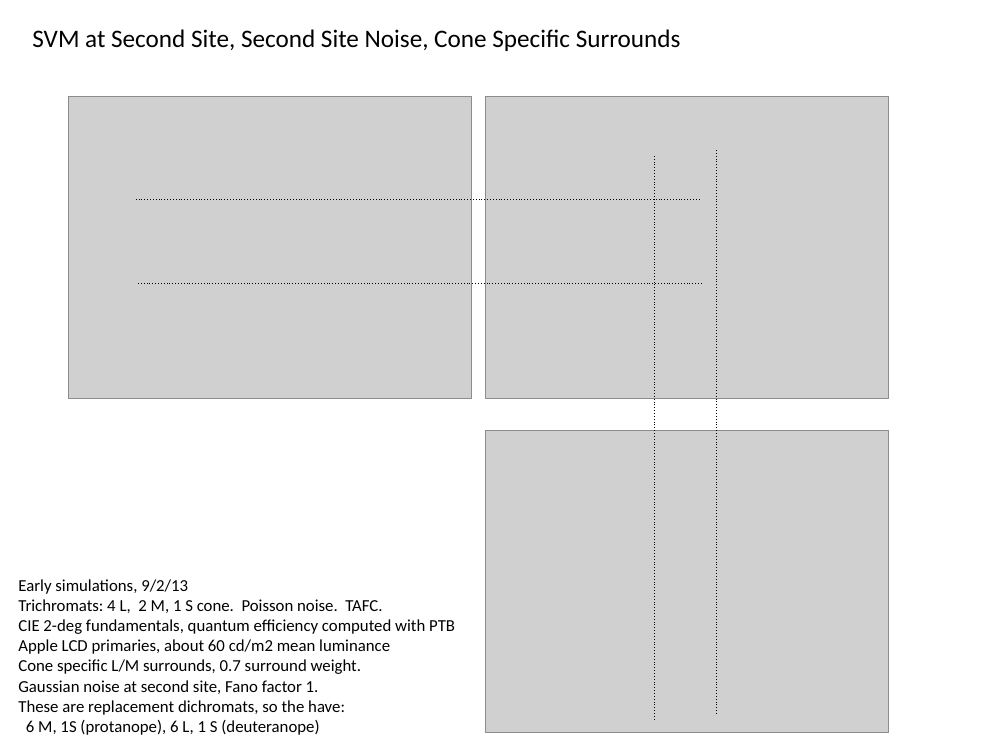
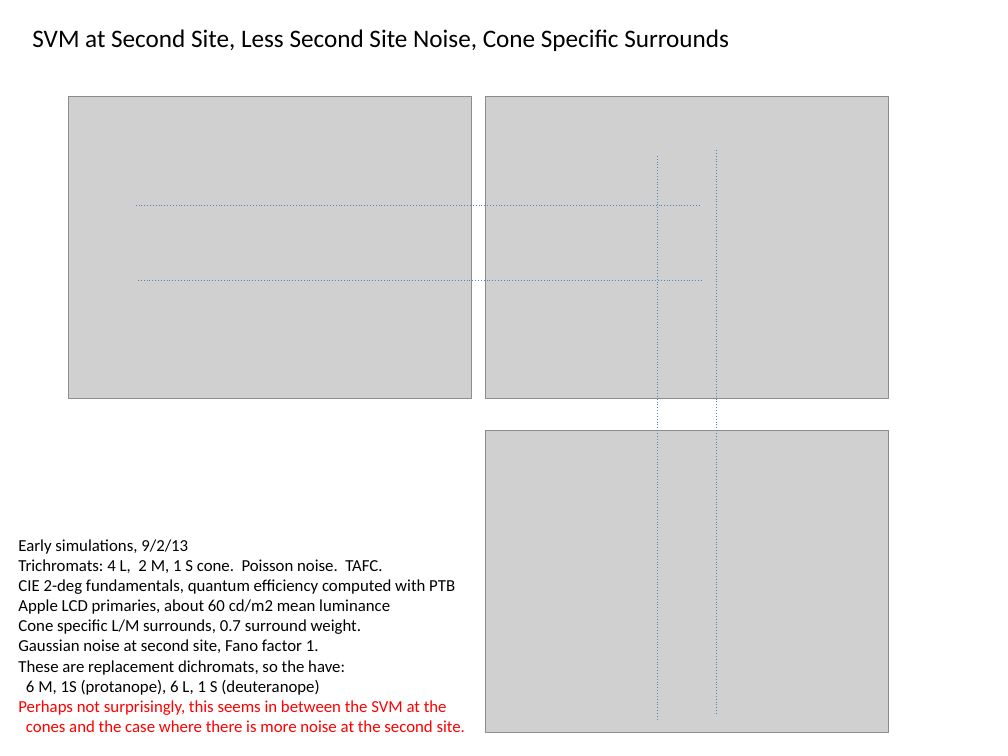
Before and after one commit to isetbio/computationaleyebrain, a slide deck: slide 3 of colorContours/presentations/EarlyResultsSeptember2013.pptx. Drawn at 1008x756 pixels with LibreOffice and Linux fonts; fonts in the diff are those of the drawing; grey boxes stand for pictures. Boxes give left, top, right and bottom in pixels: in the first picture for what was removed or moved away, otherwise in the second. Text is boxed around its words. In the diff, an @@ line names an element or a change of style, - is before the commit and + after.

Commit message:
Updated with additional simulations.

```diff
--- a/colorContours/presentations/EarlyResultsSeptember2013.pptx
+++ b/colorContours/presentations/EarlyResultsSeptember2013.pptx
@@ text at [32, 29, 729, 51]: text changed @@
-SVM at Second Site, Second Site Noise, Cone Specific Surrounds
+SVM at Second Site, Less Second Site Noise, Cone Specific Surrounds
@@ line (717, 714) - (717, 149): stroke #000000 0.5 pt dashed to #4F81BD 0.5 pt dashed @@
@@ line moved from (654, 720) - (654, 155) to (658, 720) - (658, 155) @@
@@ line (658, 720) - (658, 155): stroke #000000 0.5 pt dashed to #4F81BD 0.5 pt dashed @@
@@ line moved from (700, 200) - (135, 200) to (700, 206) - (135, 206) @@
@@ line (700, 206) - (135, 206): stroke #000000 0.5 pt dashed to #4F81BD 0.5 pt dashed @@
@@ line moved from (702, 283) - (137, 283) to (702, 280) - (137, 280) @@
@@ line (702, 280) - (137, 280): stroke #000000 0.5 pt dashed to #4F81BD 0.5 pt dashed @@
@@ text "Early simulations, 9/2/13": place and size @@
-text "Early simulations, 9/2/13" at [18, 579, 455, 735]
+text "Early simulations, 9/2/13" at [18, 539, 465, 732]
@@ text at [18, 700, 465, 732]: paragraphs added @@
+Perhaps not surprisingly, this seems in between the SVM at the
+cones and the case where there is more noise at the second site.
```
Also in this commit, not shown: 2 other slides changed, 2 slides added.
